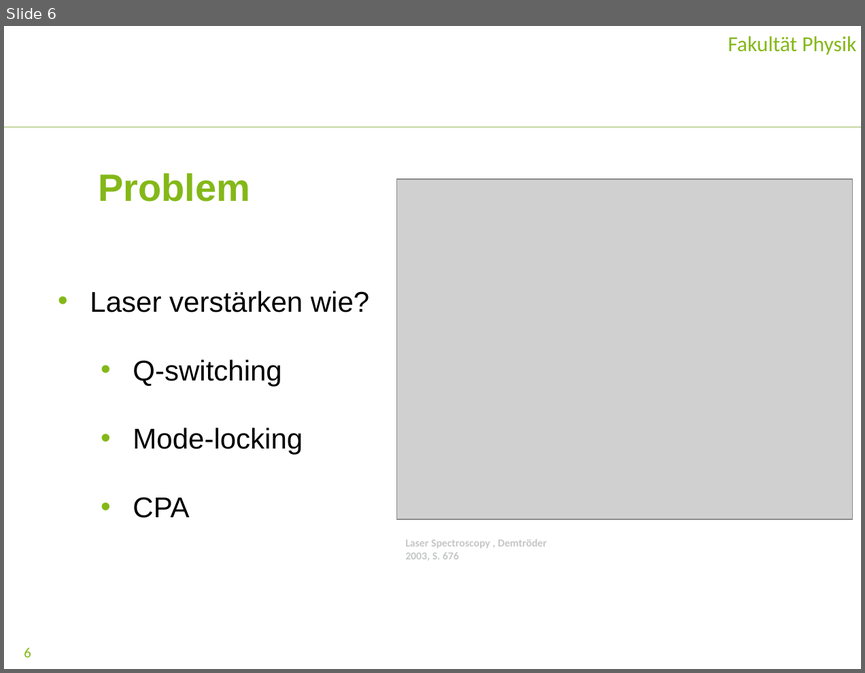
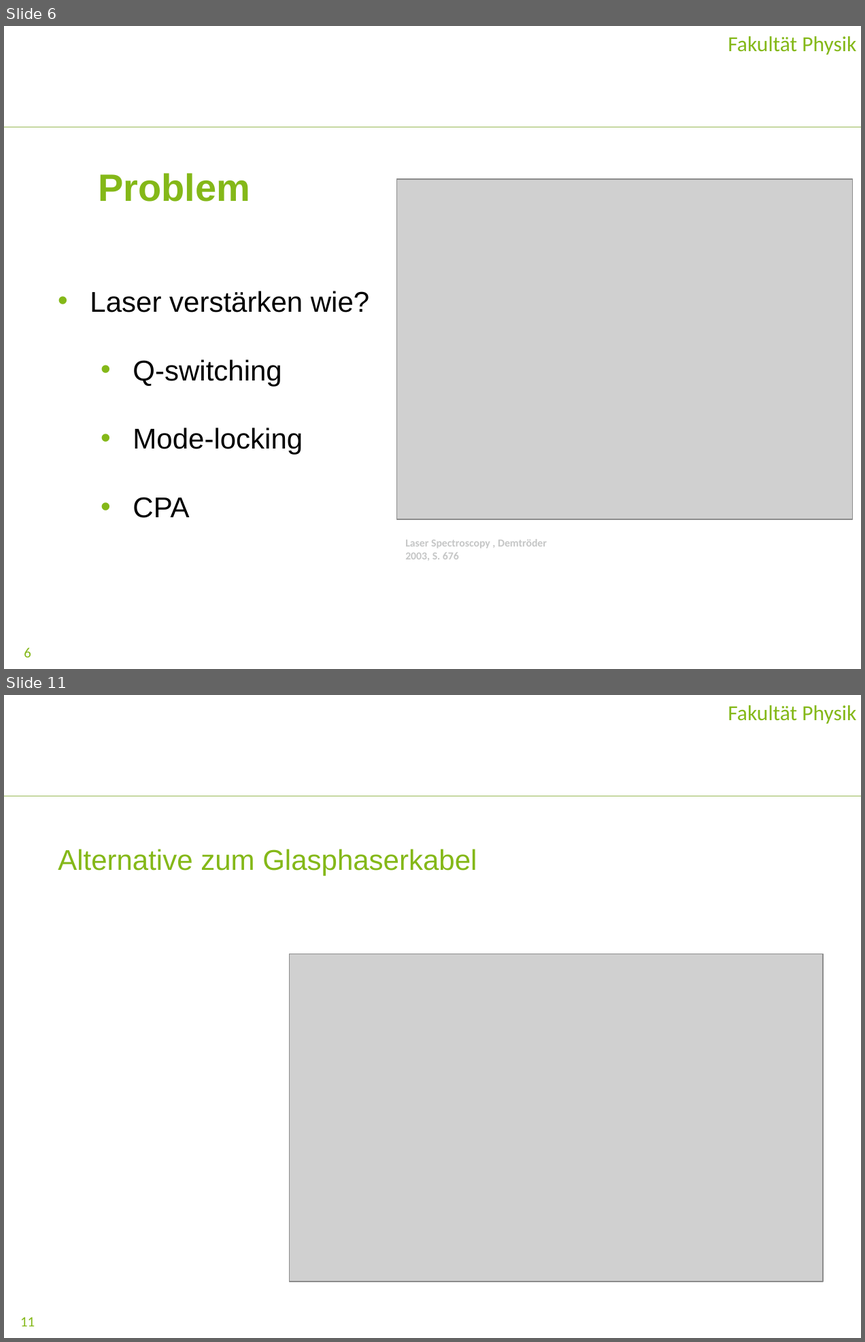
Before and after one commit to maaxxns/Bachelorarbeit, a slide deck: Praesentation_moderneoptik/Laserverstaerkung.pptx. Shown one above the other, each under a label of ours: slide 6 before the commit, slides 6 and 11 after it; the slides between them are not shown. The pictures are 865x673 and 865x1342 pixels, drawn with LibreOffice and Linux fonts; fonts in the diff are those of the drawing; grey boxes stand for pictures; background and template pictures are left out. Boxes give left, top, right and bottom in pixels: in the first picture for what was removed or moved away, otherwise in the second. Text is boxed around its words. In the diff, an @@ line names an element or a change of style, - is before the commit and + after.

```diff
--- a/Praesentation_moderneoptik/Laserverstaerkung.pptx
+++ b/Praesentation_moderneoptik/Laserverstaerkung.pptx
@@ slide 11 added at (4,695,861,1338), background #FFFFFF; not listed: 2 template elements that a slide beside it also shows @@
@@ text added at (728,705,856,724), 18 pt, text #84B818 @@
+  Fakultät Physik
@@ text added at (58,849,477,875), 24 pt, text #84B818 @@
+Alternative zum Glasphaserkabel
@@ picture added at (290,954,823,1281) @@
@@ page number added at (20,1317,35,1326), 12 pt, text #84B818 @@
+11
```
Also in this commit, not shown: 5 slides changed, 3 other slides added, 4 slides removed, 31 other files.
